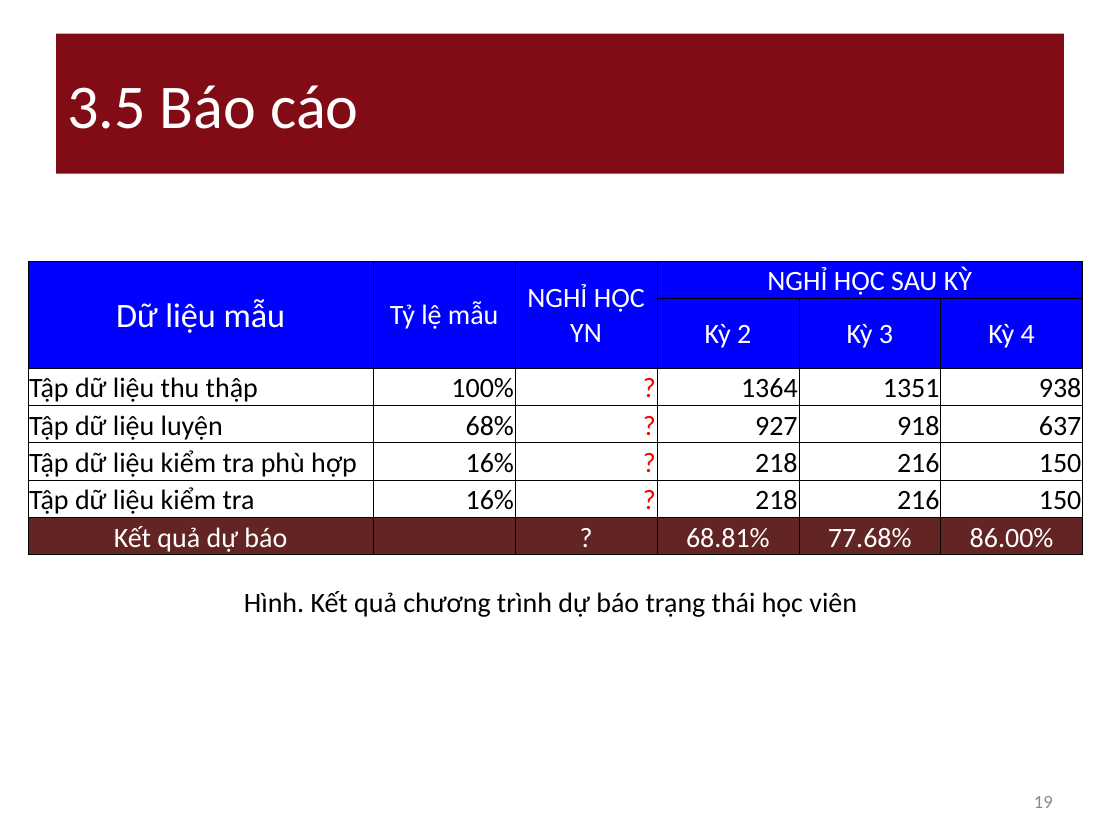
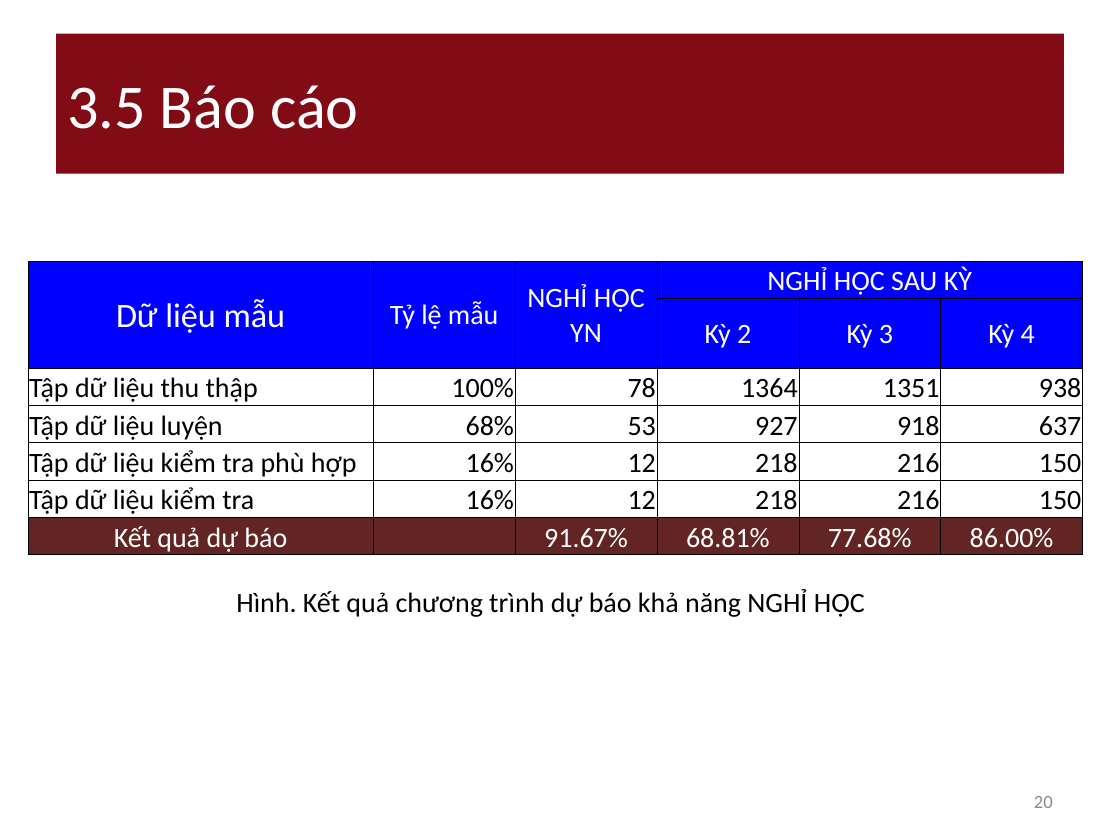
Before and after one commit to nguyendanhtu/drop-out, a slide deck: slide 20 of 01. Document/DropOut_Project_Report v_04.12.2011.pptx (slide 19 before the commit). Drawn at 1120x840 pixels with LibreOffice and Linux fonts; fonts in the diff are those of the drawing. Boxes give left, top, right and bottom in pixels: in the first picture for what was removed or moved away, otherwise in the second. Text is boxed around its words. In the diff, an @@ line names an element or a change of style, - is before the commit and + after.

Commit message:
Update PPT

```diff
--- a/01. Document/DropOut_Project_Report v_04.12.2011.pptx
+++ b/01. Document/DropOut_Project_Report v_04.12.2011.pptx
@@ table at (28, 261, 1084, 556) @@
-row 3, column 3: ?
+row 3, column 3: 78
-row 4, column 3: ?
+row 4, column 3: 53
-row 5, column 3: ?
+row 5, column 3: 12
-row 6, column 3: ?
+row 6, column 3: 12
-row 7, column 3: ?
+row 7, column 3: 91.67%
@@ text at (236, 589, 865, 617): text changed @@
-Hình. Kết quả chương trình dự báo trạng thái học viên
+Hình. Kết quả chương trình dự báo khả năng NGHỈ HỌC
@@ page number at (1034, 796, 1053, 808): text changed @@
-19
+20
```
Also in this commit, not shown: 4 other slides changed, 1 slide added.
